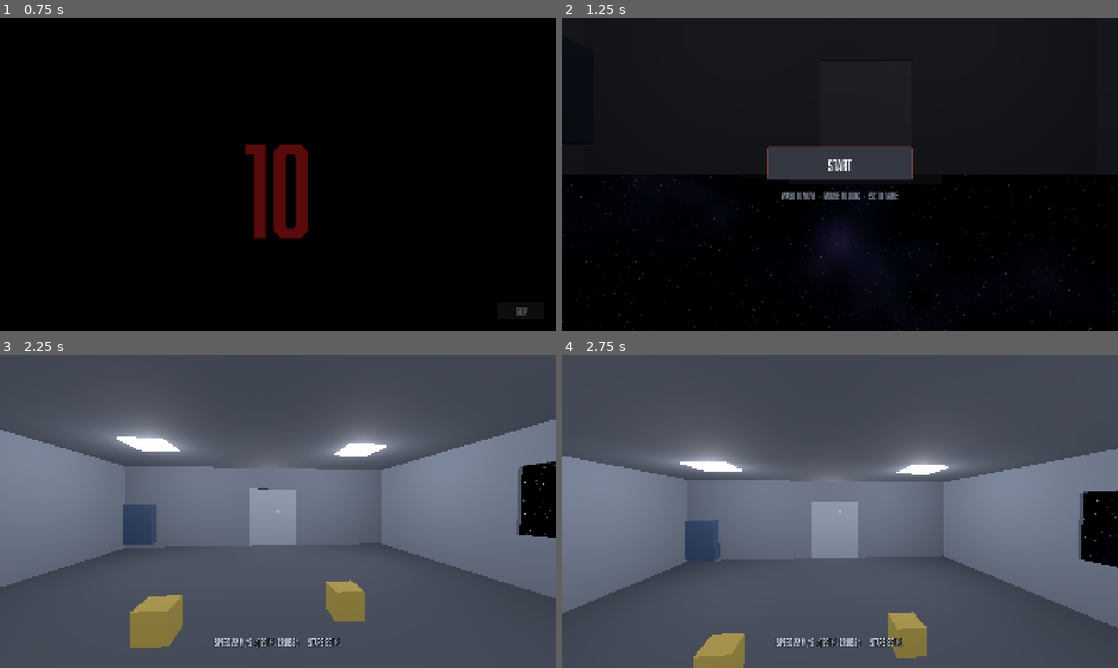
Above: before the commit, frames 1-4 (two rows, left to right).
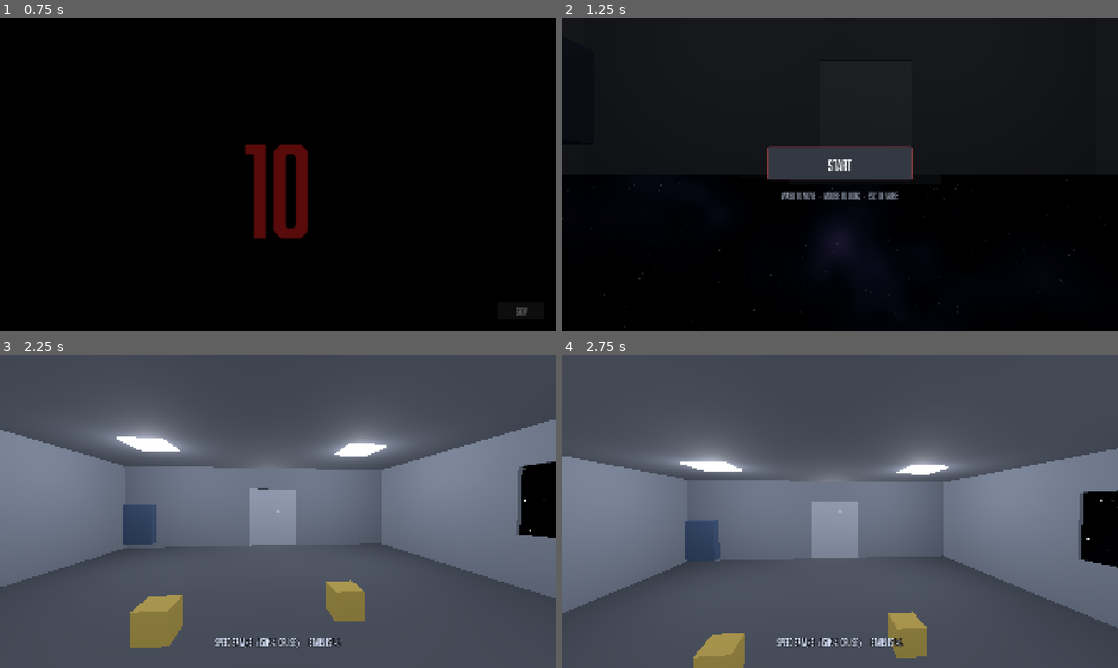
Above: after the commit, the same moments.

Repository: Joony/gmtk-game-jam-2026
Game: Godot game, scene res://scenes/intro.tscn
Same seed, same stepped clock (60 frames per second), same inputs: the game is played once before the commit and once after it.
Inputs (mouse positions are in pixels of both pictures, inside the frame that each line leads up to):
- Up to frame 1 (0.75 s): click "Skip" at 0.5 s
- Up to frame 2 (1.25 s): no input
- Up to frame 3 (2.25 s): click "START" at 1.25 s; tap Enter at 2 s; move the mouse to (305, 511) at 2.02 s; hold = (speed_up) from 2.03 s (still down); hold E (interact) from 2.03 s (still down)
- Up to frame 4 (2.75 s): keep holding = (speed_up); keep holding E (interact); tap Space (jump) at 2.27 s

Frame 1 is identical in both runs. In frame 2, 0.2% of the frame differs, in the area x 0-100%, y 50-100%; in frame 3, 0.5%, in the area x 38-100%, y 35-94%; in frame 4, 0.5%.

Commit message:
Warp speed: radial streaks, 60x cruise ceiling, 15% star density
Streaks were smeared along the travel axis, which does nothing when looking
straight ahead - star offsets there are perpendicular to the ray and so to the
travel direction. Projecting the travel direction into the plane perpendicular
to the view ray gives radial streaks ahead and lateral ones out of a side window
from one expression.

Speed steps are now multiplicative so 0 to 60x cruise is reachable in a dozen
presses.

Co-Authored-By: Claude Fable 5 <noreply@anthropic.com>

Diff:
--- a/assets/shaders/starfield.gdshader
+++ b/assets/shaders/starfield.gdshader
@@ -7,11 +7,11 @@
 uniform vec3 travel_direction = vec3(0.0, 0.0, -1.0);
 /// Metres travelled. Stars sit at fixed world positions, so advancing this streams them past.
 uniform float travelled = 0.0;
-uniform float star_density : hint_range(0.0, 1.0) = 0.85;
+uniform float star_density : hint_range(0.0, 1.0) = 0.15;
 uniform float brightness : hint_range(0.0, 4.0) = 1.6;
 uniform vec4 space_color : source_color = vec4(0.006, 0.008, 0.016, 1.0);
 /// Elongates stars along the direction of travel as speed rises.
-uniform float streak : hint_range(0.0, 12.0) = 0.0;
+uniform float streak : hint_range(0.0, 40.0) = 0.0;
 /// Apparent size of a star, in radians. Small: a star is a point of light, not a disc.
 uniform float star_angular_size : hint_range(0.0002, 0.02) = 0.0018;
 /// World spacing of the star grid, and how far out the field is sampled.
@@ -136,10 +136,26 @@
 		// ANGULAR distance from the line of sight: this is what makes stars read as
 		// distant points. A star far away is small; the same star close is large.
 		vec3 offset = rel - ray * along;
-		// Smear along the travel axis with speed.
-		float axial = dot(offset, dir);
-		vec3 lateral = offset - dir * axial;
-		float angle = length(lateral + dir * (axial / (1.0 + streak))) / along;
+
+		// Smear with speed, along the direction the star APPEARS to move — which is
+		// away from the point you are travelling toward, not along the travel axis.
+		// Stretching along `dir` itself does nothing when looking straight ahead
+		// (offsets are perpendicular to the ray, hence to `dir` too), so head-on there
+		// were no streaks at all. Projecting `dir` into the plane perpendicular to the
+		// ray gives radial streaks ahead and lateral ones out of a side window, both
+		// from one expression.
+		float angle;
+		vec3 stretch = dir - ray * dot(dir, ray);
+		float stretch_len = length(stretch);
+		if (stretch_len > 0.0001 && streak > 0.001) {
+			stretch /= stretch_len;
+			float axial = dot(offset, stretch);
+			vec3 lateral = offset - stretch * axial;
+			angle = length(lateral + stretch * (axial / (1.0 + streak))) / along;
+		} else {
+			// Dead ahead there is no apparent motion, so no stretch.
+			angle = length(offset) / along;
+		}
 
 		// Fade to NOTHING at both ends of the marched range. A hard cutoff makes stars
 		// wink out as they cross the limit, which is most of what reads as flicker.
--- a/project.godot
+++ b/project.godot
@@ -76,7 +76,6 @@
 "events": [Object(InputEventMouseButton,"resource_local_to_scene":false,"resource_name":"","device":-1,"window_id":0,"a …(253 unchanged characters)…
 ]
 }
-
 speed_up={
 "deadzone": 0.2,
 "events": [Object(InputEventKey,"resource_local_to_scene":false,"resource_name":"","device":-1,"window_id":0,"alt_press …(190 unchanged characters)…
--- a/scripts/debug_readout.gd
+++ b/scripts/debug_readout.gd
@@ -21,8 +21,11 @@
 
 
 func _show(motion: ShipMotion) -> void:
-	_label.text = "SPEED %.0f m/s  (%.0f%% cruise)      STARS %.0f%%" % [
-		motion.speed, motion.speed_ratio() * 100.0, motion.star_density * 100.0
+	var ratio := motion.speed_ratio()
+	# Percentages stop being readable once you are 30x cruise.
+	var rate := "%.0f%% cruise" % (ratio * 100.0) if ratio < 2.0 else "x%.1f cruise" % ratio
+	_label.text = "SPEED %.0f m/s  (%s)      STARS %.0f%%" % [
+		motion.speed, rate, motion.star_density * 100.0
 	]
 	if _tween != null and _tween.is_valid():
 		_tween.kill()
--- a/scripts/level/ship_motion.gd
+++ b/scripts/level/ship_motion.gd
@@ -27,11 +27,16 @@
 @export var streak_at_cruise: float = 0.7
 ## Fraction of cells containing a star — the main "how many stars" control.
 ## Driven from here rather than left on the material so it can be changed at runtime.
-@export_range(0.0, 1.0) var star_density: float = 0.85
-## Ceiling for the debug speed control, as a multiple of cruise.
-@export var max_speed_multiplier: float = 4.0
-## Step size for the debug speed keys, as a fraction of cruise.
-@export var speed_step: float = 0.25
+@export_range(0.0, 1.0) var star_density: float = 0.15
+## Ceiling for the speed control, as a multiple of cruise. High enough that the stars
+## become long streaks rather than points.
+@export var max_speed_multiplier: float = 60.0
+## Each speed key press MULTIPLIES by this. Additive steps cannot span 0 to 60x cruise
+## in a usable number of presses; multiplicative gives fine control when slow and a
+## fast climb when fast.
+@export var speed_step_factor: float = 1.5
+## Streak is unbounded by speed otherwise, and past a point the sky turns into a smear.
+@export var max_streak: float = 22.0
 
 ## Current speed. Zero stops the starfield dead, which is what a stalled ship should look like.
 var speed: float = 0.0:
@@ -72,9 +77,17 @@
 	return speed / cruise_speed
 
 
-## Nudge the speed. `steps` is in units of `speed_step` x cruise.
+## Nudge the speed, multiplicatively. `steps` is the number of key presses.
 func adjust_speed(steps: float) -> void:
-	speed = clampf(speed + cruise_speed * speed_step * steps, 0.0, cruise_speed * max_speed_multiplier)
+	var target := speed
+	if steps > 0.0:
+		# From a standstill there is nothing to multiply, so start from a slow crawl.
+		target = maxf(speed, cruise_speed * 0.04) * pow(speed_step_factor, steps)
+	elif steps < 0.0:
+		target = speed / pow(speed_step_factor, -steps)
+		if target < cruise_speed * 0.02:
+			target = 0.0
+	speed = clampf(target, 0.0, cruise_speed * max_speed_multiplier)
 
 
 func adjust_density(amount: float) -> void:
@@ -109,5 +122,5 @@
 		material.set_shader_parameter("travelled", distance_travelled)
 		material.set_shader_parameter("brightness", star_brightness)
 		material.set_shader_parameter("star_density", star_density)
-		material.set_shader_parameter("streak", streak_at_cruise * speed_ratio())
+		material.set_shader_parameter("streak", minf(streak_at_cruise * speed_ratio(), max_streak))
 		material.set_shader_parameter("destination_brightness", destination_brightness)
Not shown, changed: TODO.md
Not shown, changed: docs/features/space-exterior.md
